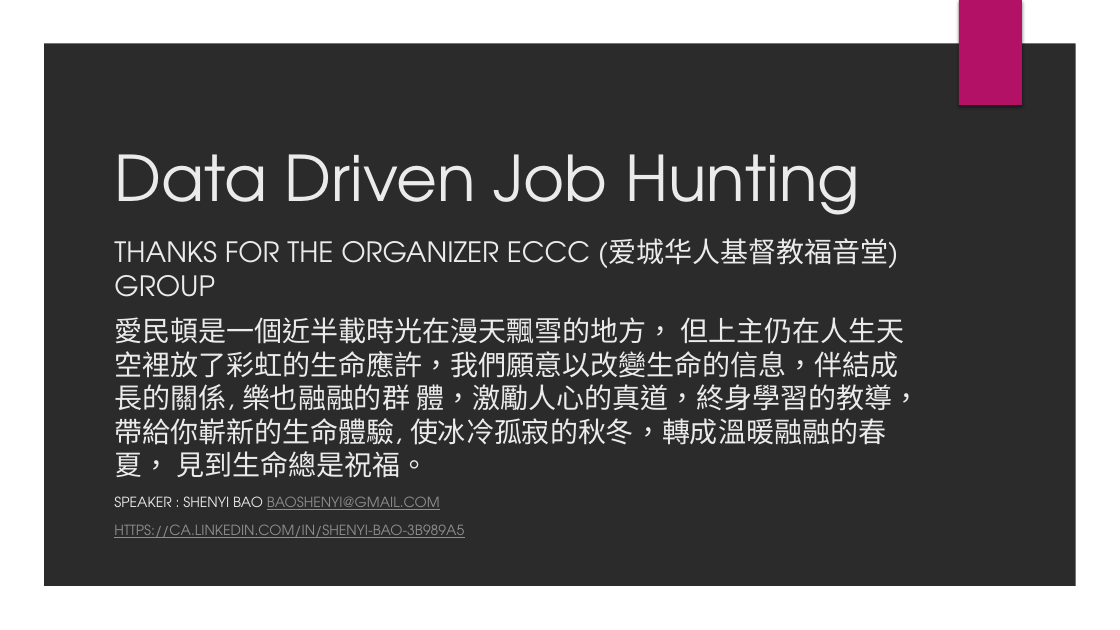
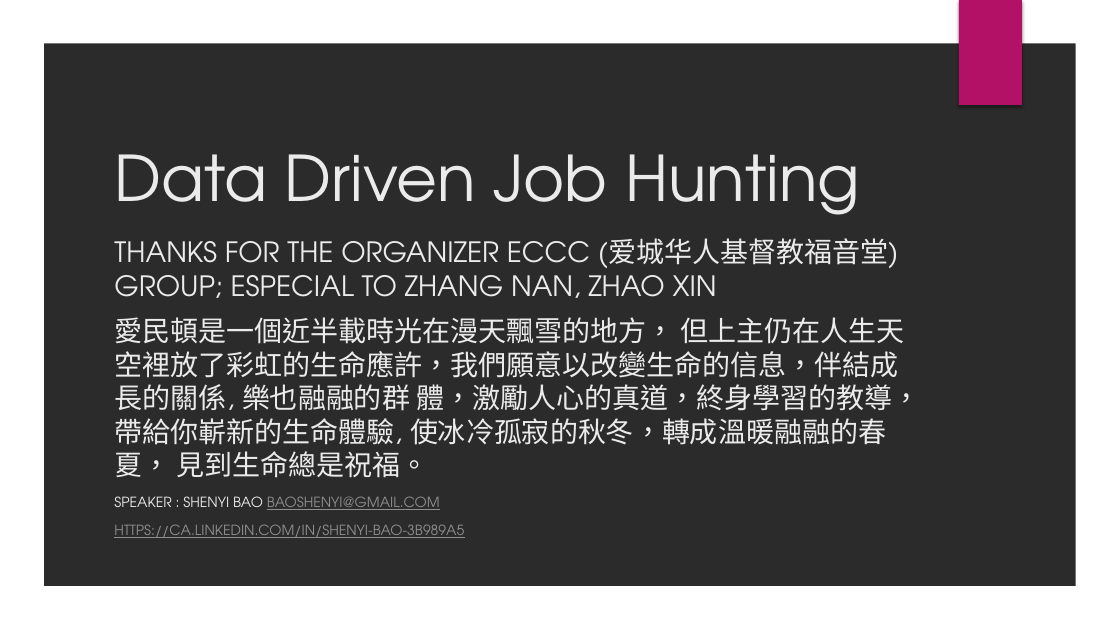
Before and after one commit to Predator-Z/DataDrivenJobHunting, a slide deck: slide 1 of DataDrivenJobHunting.pptx. Drawn at 1120x630 pixels with LibreOffice and Linux fonts; fonts in the diff are those of the drawing; background and template pictures are left out; a plain dark background stands for a picture behind light text. Boxes give left, top, right and bottom in pixels: in the first picture for what was removed or moved away, otherwise in the second. Text is boxed around its words. In the diff, an @@ line names an element or a change of style, - is before the commit and + after.

Commit message:
change

```diff
--- a/DataDrivenJobHunting.pptx
+++ b/DataDrivenJobHunting.pptx
@@ subtitle at [114,238,899,298]: text changed @@
-THANKS FOR THE ORGANIZER ECCC (爱城华人基督教福音堂) GROUP
+THANKS FOR THE ORGANIZER ECCC (爱城华人基督教福音堂) GROUP; ESPECIAL TO ZHANG NAN, ZHAO XIN
```
Also in this commit, not shown: 1 slide added.
